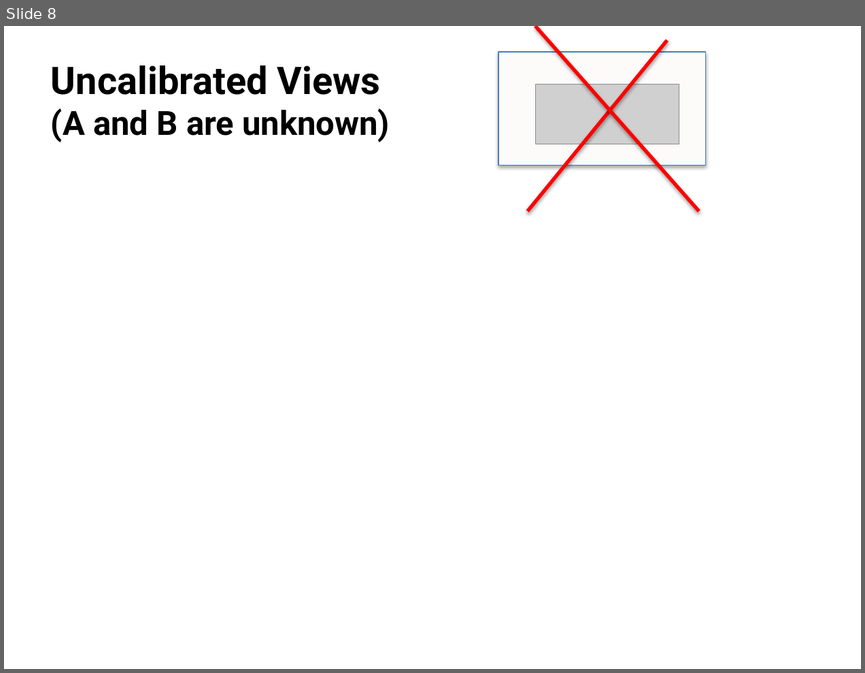
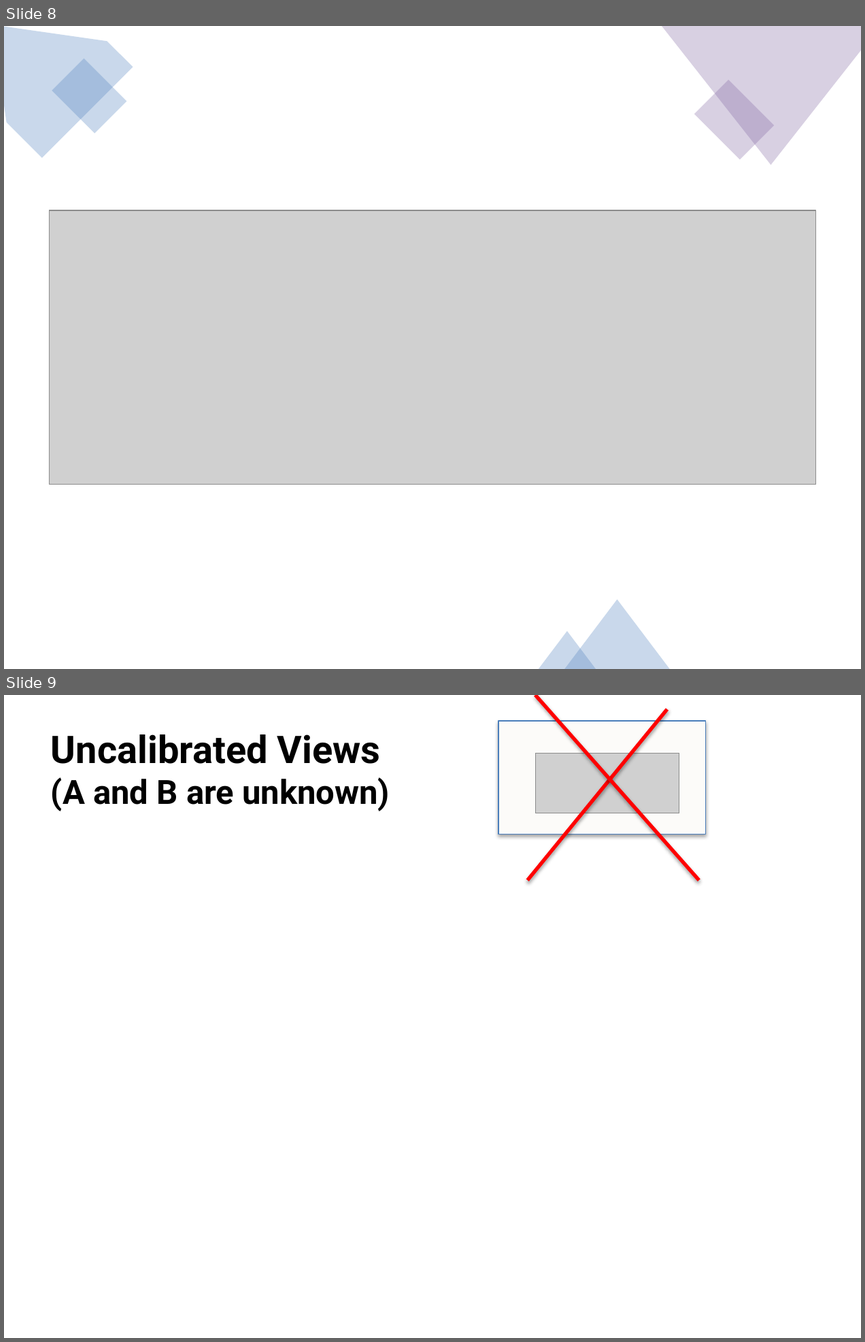
Before and after one commit to domingomery/vision, a slide deck: clases/Cap02_Geometria/presentaciones/CV02_EpipolarGeometry.pptx. Shown one above the other, each under a label of ours: slide 8 before the commit, slides 8 and 9 after it. The pictures are 865x673 and 865x1342 pixels, drawn with LibreOffice and Linux fonts; fonts in the diff are those of the drawing; grey boxes stand for pictures. Boxes give left, top, right and bottom in pixels: in the first picture for what was removed or moved away, otherwise in the second. Text is boxed around its words. In the diff, an @@ line names an element or a change of style, - is before the commit and + after.

```diff
--- a/clases/Cap02_Geometria/presentaciones/CV02_EpipolarGeometry.pptx
+++ b/clases/Cap02_Geometria/presentaciones/CV02_EpipolarGeometry.pptx
@@ slide 8 added at (x1=4, y1=26, x2=861, y2=669), background #FFFFFF @@
@@ freeform shape added at (x1=4, y1=26, x2=133, y2=158), fill #4F81BD at 30% opacity @@
@@ freeform shape added at (x1=661, y1=26, x2=861, y2=165), fill #8064A2 at 30% opacity @@
@@ rectangle added at (x1=52, y1=58, x2=127, y2=133), fill #4F81BD at 30% opacity @@
@@ rectangle added at (x1=694, y1=80, x2=774, y2=159), fill #8064A2 at 30% opacity @@
@@ picture added at (x1=50, y1=210, x2=815, y2=484) @@
@@ triangle added at (x1=564, y1=599, x2=670, y2=669), fill #4F81BD at 30% opacity @@
@@ triangle added at (x1=538, y1=631, x2=596, y2=669), fill #4F81BD at 30% opacity @@
@@ what was slide 8 is now slide 9 @@
```
Also in this commit, not shown: 2 slides changed, 14 other files.
